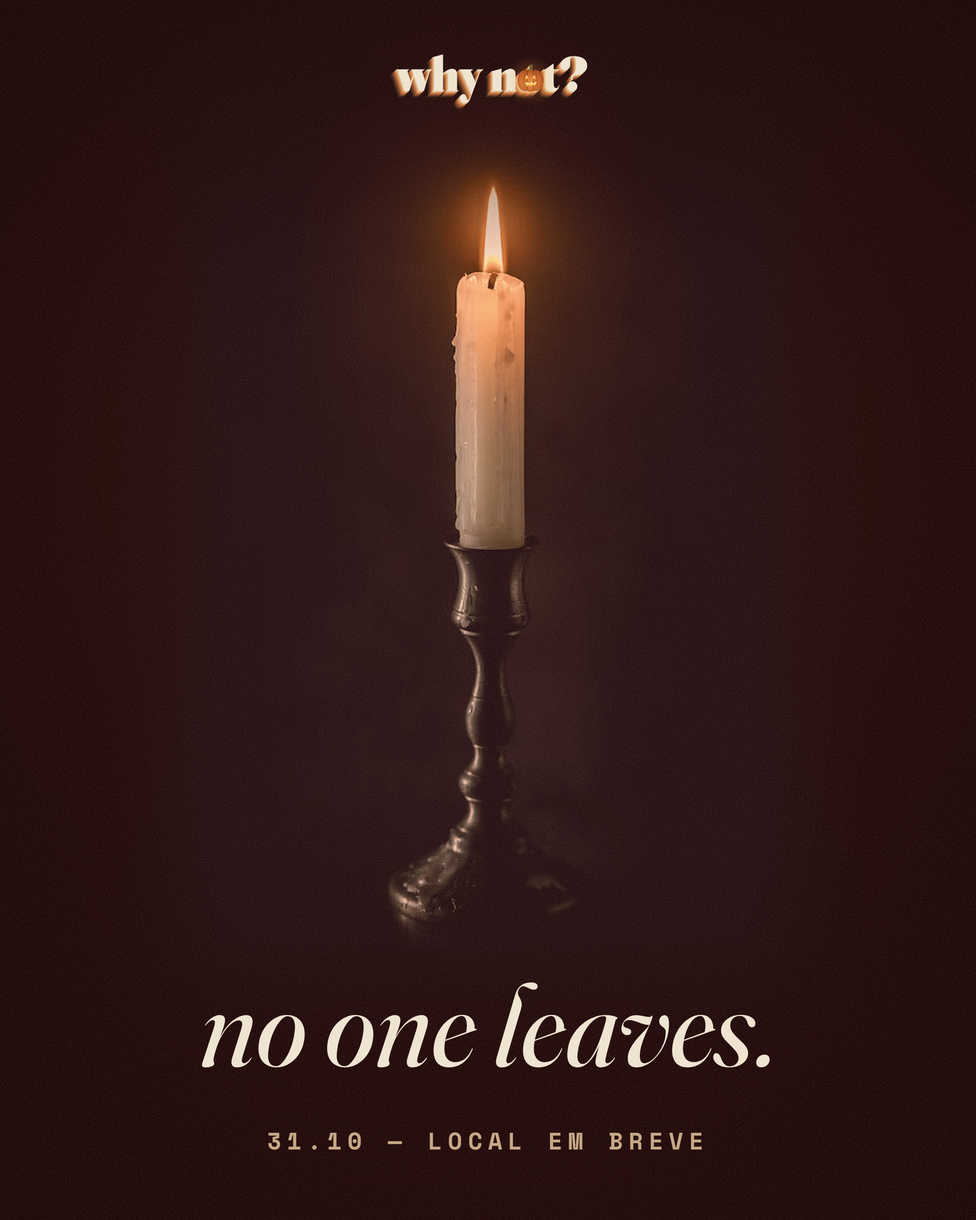
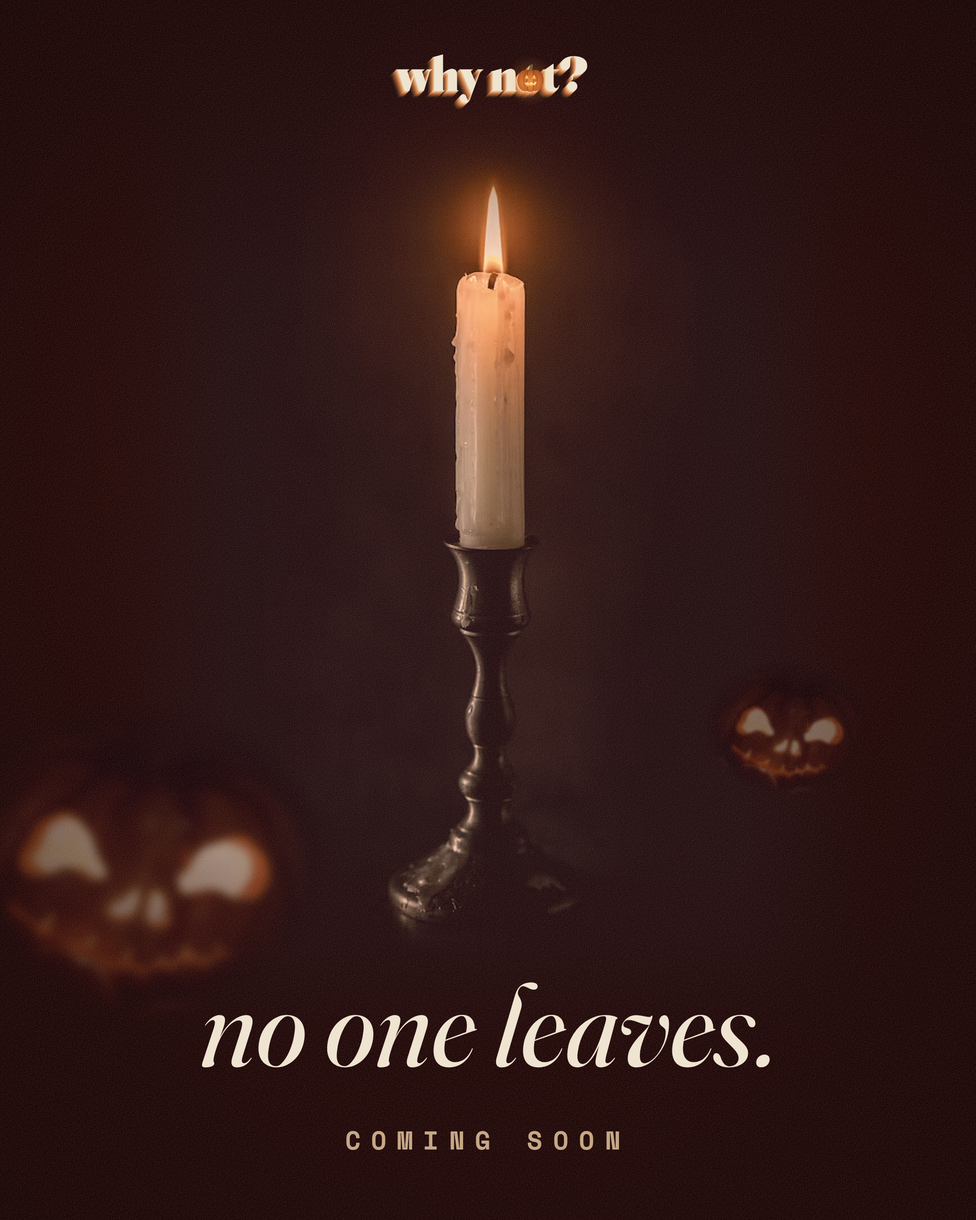
The second 976px x 1220px image is a revision of the first. Changes to its layers:
painted on "Info · data" over [268, 1131, 702, 1151]
added layer "Abóbora perto (desfocada)" above "Abóbora longe (no escuro)" over [0, 710, 321, 1017]
added layer "Abóbora longe (no escuro)" above "FOTO · vela (lhon karwan / Unsplash)" over [708, 663, 863, 795]
